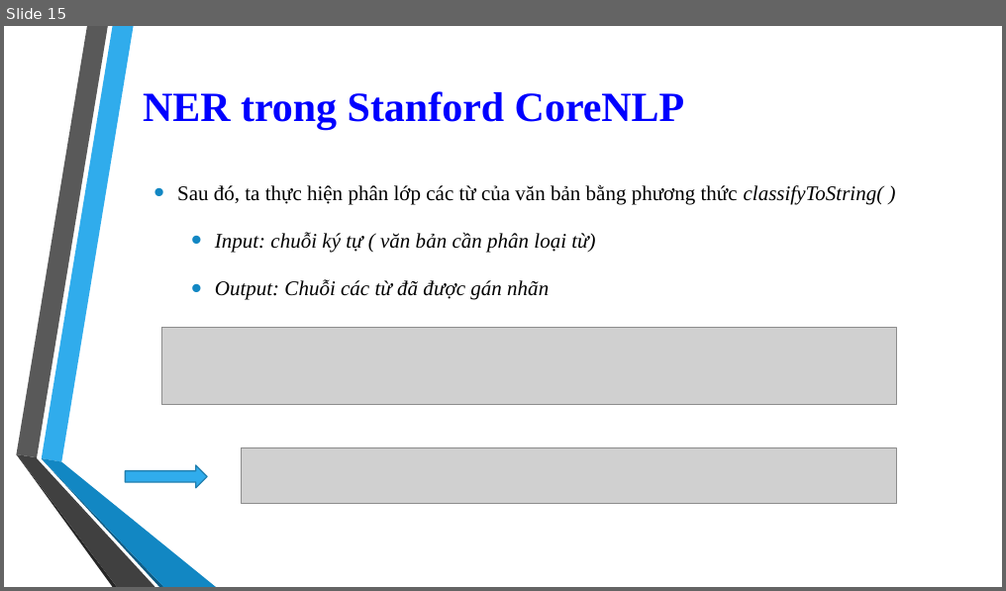
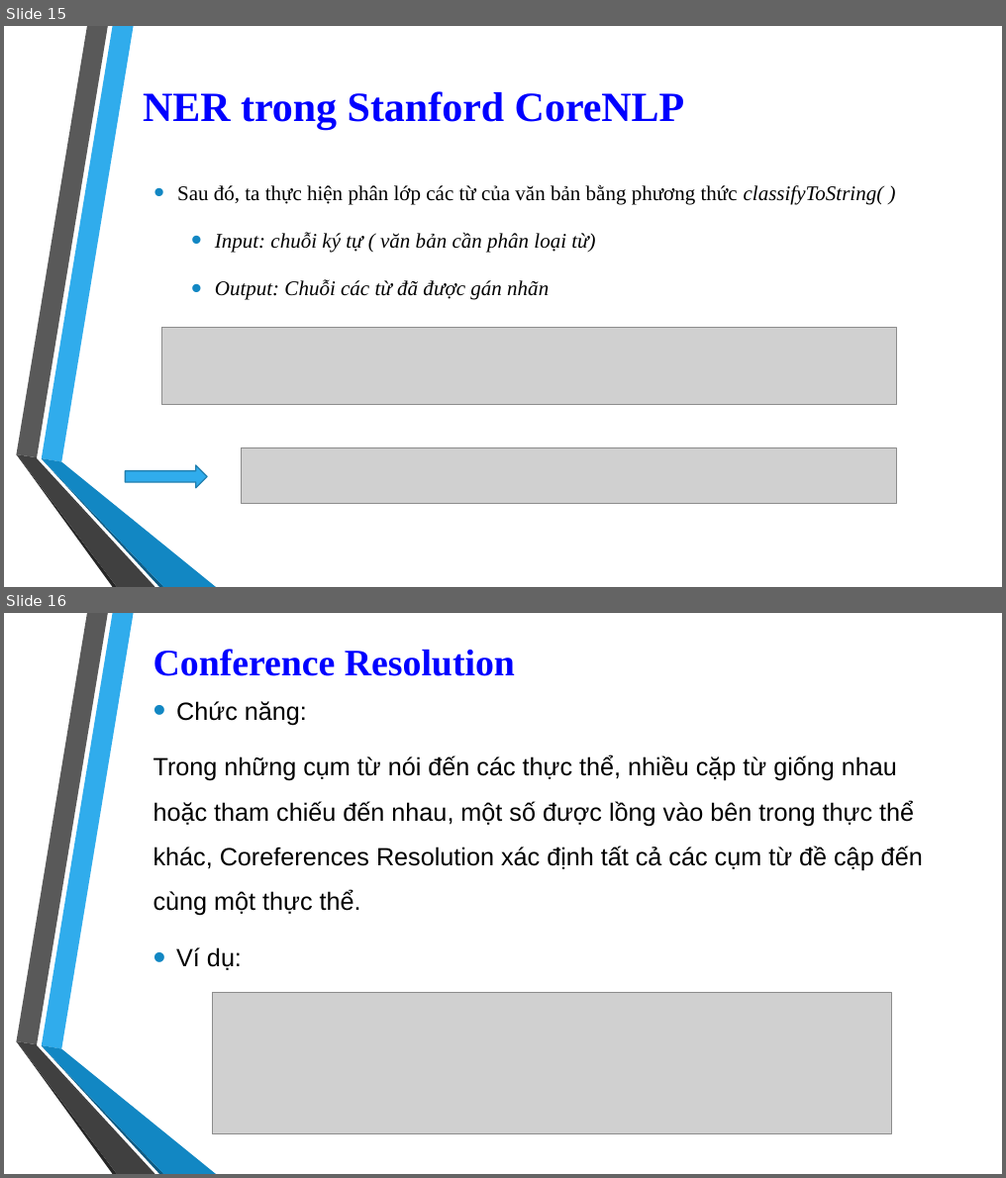
Before and after one commit to 1412520/TextMining, a slide deck: Seminar/Stanford_CoreNLP.pptx. Shown one above the other, each under a label of ours: slide 15 before the commit, slides 15 and 16 after it. The pictures are 1006x591 and 1006x1178 pixels, drawn with LibreOffice and Linux fonts; fonts in the diff are those of the drawing; grey boxes stand for pictures; background and template pictures are left out. Boxes give left, top, right and bottom in pixels: in the first picture for what was removed or moved away, otherwise in the second. Text is boxed around its words. In the diff, an @@ line names an element or a change of style, - is before the commit and + after.

Commit message:
Upload Conference Resolution and update CorefAnnotator.cs

```diff
--- a/Seminar/Stanford_CoreNLP.pptx
+++ b/Seminar/Stanford_CoreNLP.pptx
@@ slide 16 added at <box>4,613,1002,1174</box>, background picture (left out); not listed: 6 template elements that a slide beside it also shows @@
@@ title added at <box>153,649,515,676</box>, 36 pt, text #0000FF, bold @@
+Conference Resolution
@@ text added at <box>153,701,923,970</box>, 24 pt, text #000000 @@
+• Chức năng:
+Trong những cụm từ nói đến các thực thể, nhiều cặp từ giống nhau hoặc tham chiếu đến nhau, một số được lồng vào bên trong thực thể khác, Coreferences Resolution xác định tất cả các cụm từ đề cập đến cùng một thực thể.
+• Ví dụ:
@@ picture added at <box>212,992,891,1135</box> @@
```
Also in this commit, not shown: 6 other slides added, 1 other file.
